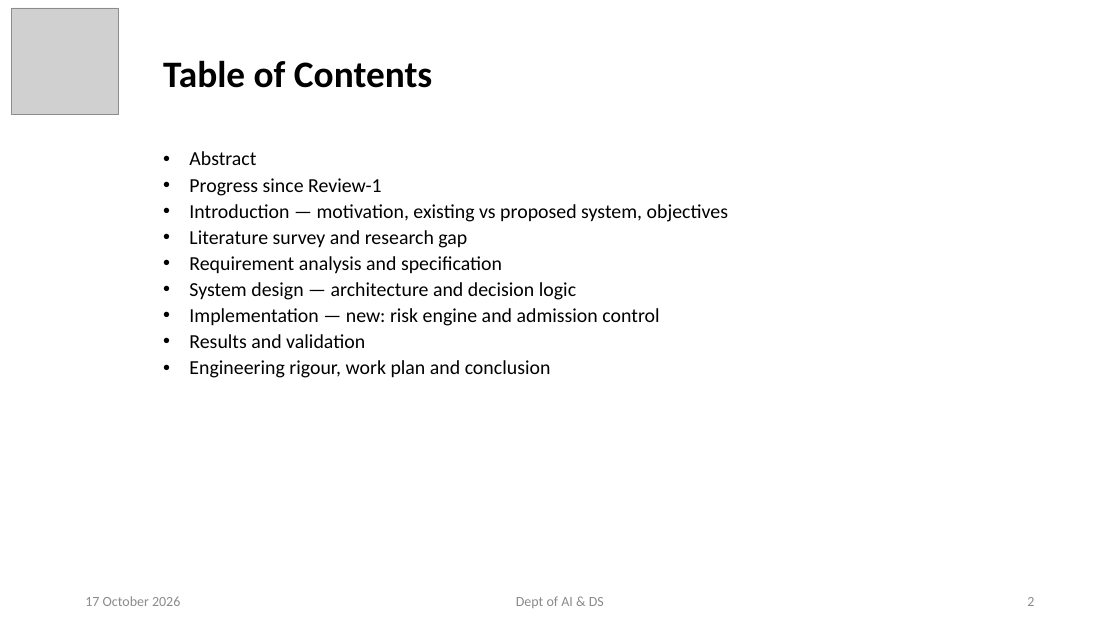
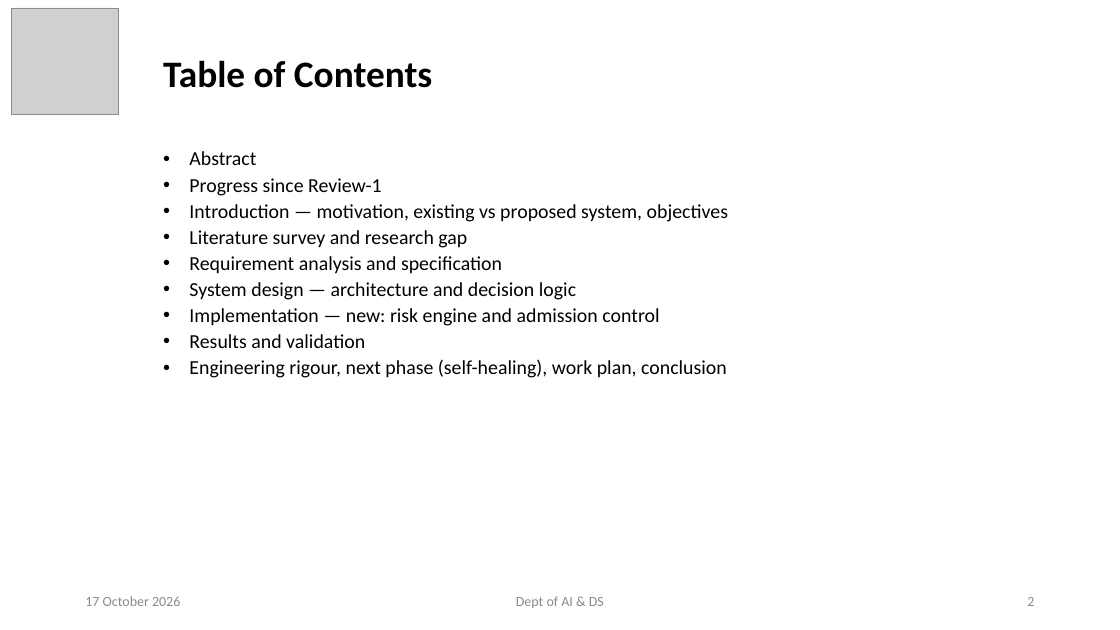
Before and after one commit to ayushpandey0201/custos, a slide deck: slide 2 of docs/presentations/Custos_Phase2_Review2.pptx. Drawn at 1120x630 pixels with LibreOffice and Linux fonts; fonts in the diff are those of the drawing; grey boxes stand for pictures. Boxes give left, top, right and bottom in pixels: in the first picture for what was removed or moved away, otherwise in the second. Text is boxed around its words. In the diff, an @@ line names an element or a change of style, - is before the commit and + after.

```diff
--- a/docs/presentations/Custos_Phase2_Review2.pptx
+++ b/docs/presentations/Custos_Phase2_Review2.pptx
@@ subtitle at box(189, 359, 727, 378): text changed @@
-• Engineering rigour, work plan and conclusion
+• Engineering rigour, next phase (self-healing), work plan, conclusion
```
Also in this commit, not shown: 8 other slides changed, 2 slides added, 6 other files.
